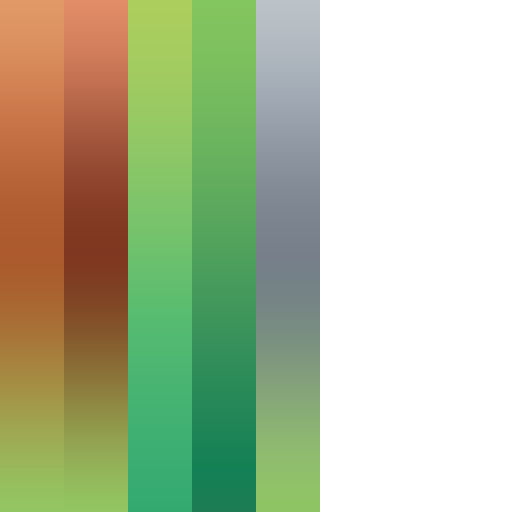
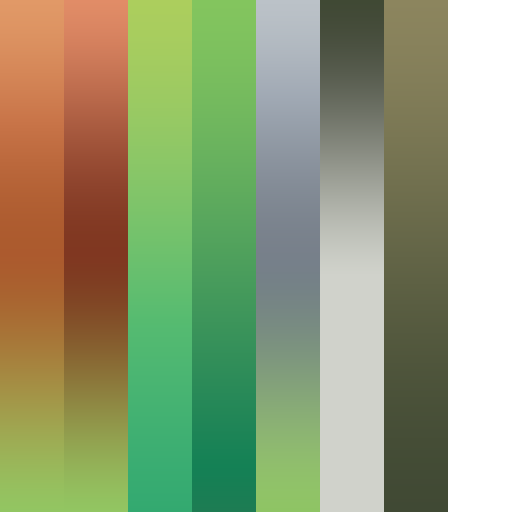
Layer changes from the first 512px x 512px image to the second:
added layer "Rectangle 1 copy 6" above "Rectangle 1 copy 5" over [384, 0, 448, 512]
added layer "Rectangle 1 copy 5" above "Rectangle 1 copy 4" over [320, 0, 384, 512]
